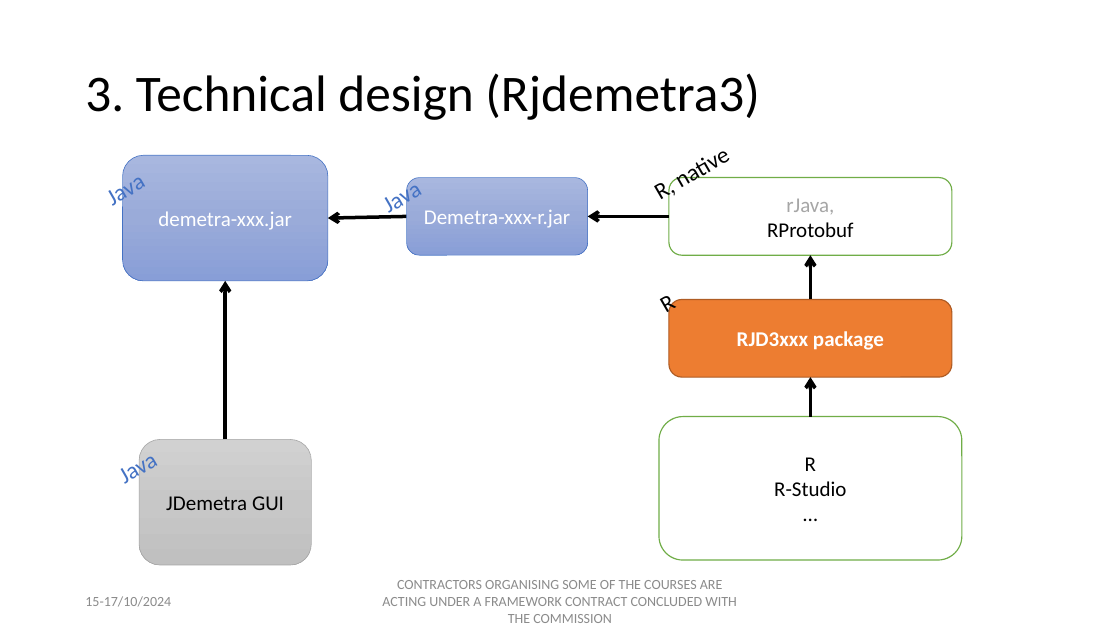
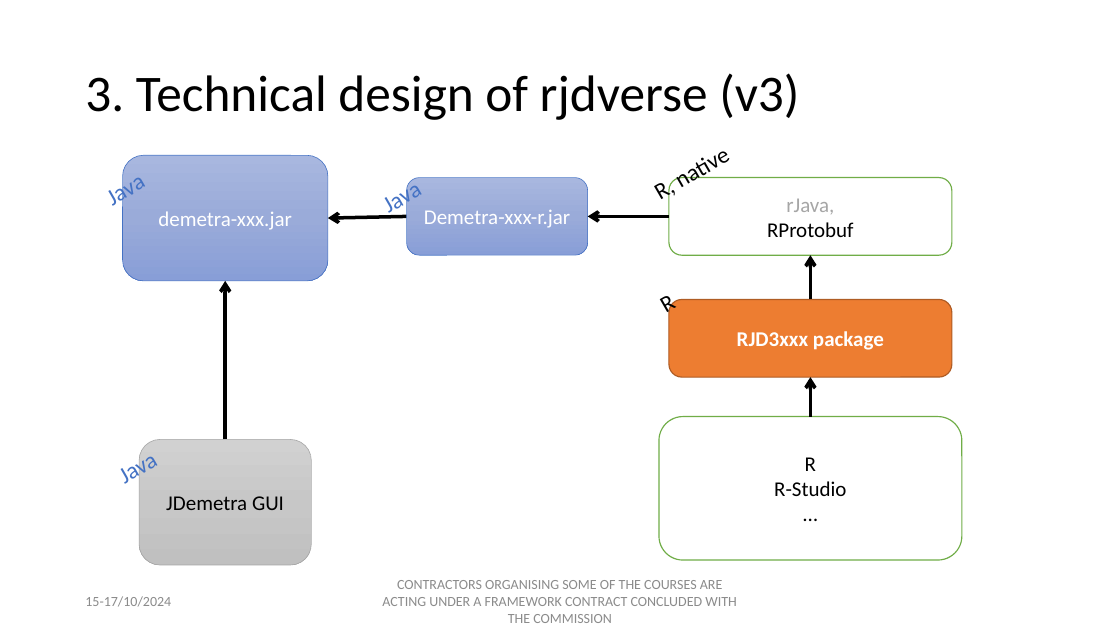
Before and after one commit to palatej/ESTP2024, a slide deck: slide 4 of Presentations/1.3 JD+ and R.pptx. Drawn at 1120x630 pixels with LibreOffice and Linux fonts; fonts in the diff are those of the drawing. Boxes give left, top, right and bottom in pixels: in the first picture for what was removed or moved away, otherwise in the second. Text is boxed around its words. In the diff, an @@ line names an element or a change of style, - is before the commit and + after.

```diff
--- a/Presentations/1.3 JD+ and R.pptx
+++ b/Presentations/1.3 JD+ and R.pptx
@@ title at (x1=85, y1=73, x2=799, y2=120): text changed @@
-3. Technical design (Rjdemetra3)
+3. Technical design of rjdverse (v3)
```
Also in this commit, not shown: 7 other slides changed, 12 other files.
